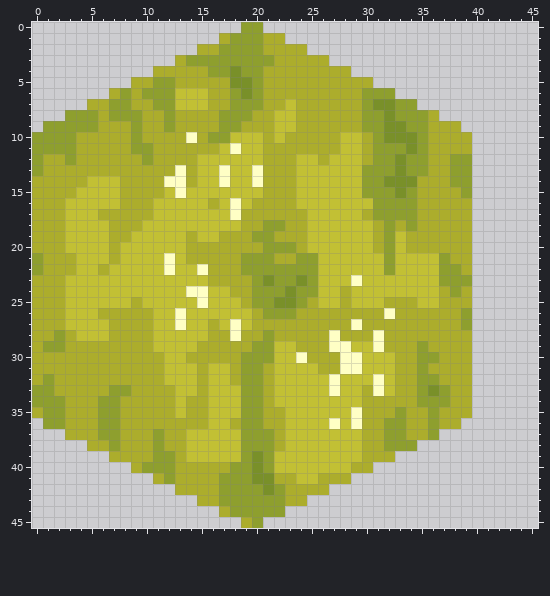
File history of a pixel-art sprite, textures/hexes/Pasture.png. The picture above is the old version.
The file is 46x46 pixels.
After the commit:
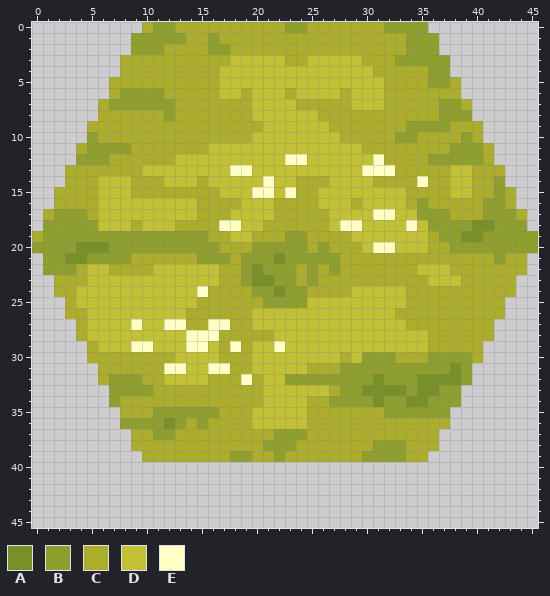
Palette (. is transparent): A #799029  B #8e9f2e  C #acad2c  D #c2c034  E #ffffc5
From old to new:
@@ x 0..45 @@
- 0 ...................BB.........................
- 1 .................CBBBCC.......................
- 2 ...............CCBBBBCCCC.....................
- 3 .............CBBBBBBBBCCCCC...................
- 4 ...........CCCCCBBABBCCCCCCCC.................
- 5 .........CCBBCCCCCAABCCCCCCCCCC...............
- 6 .......CBCBBBDDDCCBABCCCCCCCCCBBB.............
- 7 .....CCBBCCBBDDDCCBBBCCDCCCCCCBAABB...........
- 8 ...BBBCBBBCCBCCCCBBBCCDDCCCCCCBBABBBC.........
- 9 .BBBBBCCCBCCBCCCCBBCCCDDCCCCCCBBAABBCCC.......
-10 BBBBCCCCCBCCCCECBBDDDCDCCCCCDDCBAAABCCCC......
-11 BBBBCCCCCBBCCCCCCDEDDCCCCCCCDDCBBBABCCCC......
-12 BCCBCCCCCCBCCCCDDDDDDCCCDDCDDDCBBABBCCBB......
-13 BCCCCCCCCCCCCECDDEDDECCCDDDDDDBBBABBCCBB......
-14 CCCCCDDDCCCCEECDDEDDECCCDDDDDDBBAAACCCBB......
-15 CCCCDDDDCCCCDEDDDDDDDCCCDDDDDDBBBABCCCCB......
-16 CCCDDDDDCCCDDDDDCDEDCCCCDDDDDDDBBBBCCCCC......
-17 CCCDDDCCCCCDDDDDDDECCCCCCDDDDDCBBBBCCCCC......
-18 CCCDDDDCCCDDDDDDDDDCCBBCCDDDDDDCBCBCCCCC......
-19 CCCDDDDCCDDDDDCDDCCCBBCCCDDDDDDCBDCCCCCC......
-20 CCCDDDDCDDDDDDCCCCCCCBBBCDDDDDDCBDCCCCCC......
-21 BCCCDDDCDDDDEDCCCCCBBBCCBBDDDDDDBDDDDBCC......
-22 BCCCDDCDDDDDEDDECCCBBBBBBBDDDDDDBDDDDBBC......
-23 CCCDDDDDDDDDDDDDCCCCBABBABDDDEDDDDDDDBBB......
-24 CCCDDDDDDDDDDDEEDDCCBBBABBDDCDDDDDDDDCBC......
-25 CCCDDDDDDCDDDDDEDDDCBBAABCDDCDDDCCCDDCCC......
-26 CCCDDDCCCCCDDEDDDDDDCBBBCCCCCCCCECCCCCCB......
-27 CCCDDDDCCCCDDEDDCDEDCCCCCCCCCECCCCCCCCCB......
-28 CCBCDDDCCCCDDDDDCCECCBCCCCCECCCECCCCCCCC......
-29 CBBCCCCCCCCDDDDCCCCCBBDDCCCEEDDECCCBCCCC......
-30 CCCCCCCCCCCCDDCCCCCBBBDDECCCEEDDDCCBBCCC......
-31 CCCCCCCCCCCCDDDCDDCBBCDDDDCCEEDDDCCBCCCC......
-32 CBCCCCCCCCCCDDDCDDCBBCDDDDDEDDDEDCCBBCCC......
-33 BBCCCCCBBCCCCDDCDDDBBCDDDDDEDDCEDCCBABCC......
-34 BBBCCCBBCCCCCDCCDDDBBCDDDDDDDDCCCCCBBBCC......
-35 CBBCCCBBCCCCCDCCDDDBBCCDDDDDDECCCBCCBCCC......
-36 .BBCCCBBCCCCCCCCDDCBBCCDDDDEDECCBBCCBCC.......
-37 ...CCCBBCCCBCCDDDDDBBBCDDDDDDDCCBBCCB.........
-38 .....CCBCCCBCCDDDDDBBBCDDDDDDDCCBBB...........
-39 .......CCCCBBCDDDDDBABDDDDDDDDCCC.............
-40 .........CBBBCCCCCBBABDDDDDDDCC...............
-41 ...........CBCCCCBBBAACCDDCCC.................
-42 .............CCCCBBBBABCCCC...................
-43 ...............CCBBBBBBCC.....................
-44 .................CBBBBB.......................
-45 ...................CB.........................
+ 0 ..........CBBCCCCCCCCCCBBCCCCCCCBBBB..........
+ 1 .........BBBBBCCBCCCCCCCCCCCCCCCCCBBB.........
+ 2 .........BBBCCCCBBCCCCCCCCCCCCCCCCBBB.........
+ 3 ........CCCCCCCCCCDDDDDCCDDDDDCCCBBBBB........
+ 4 ........CCCCCCCCCDDDDDDDDDDDDDDCCCCCBB........
+ 5 .......CCCCCCCCCCDDDDDDDDDDDDDDDCCCCBBC.......
+ 6 .......CBBBBCCCCCDDCDDDCDDDDCDDDCCCCCCC.......
+ 7 ......CBBBBBBCCCCCCCDDDDCCCCCDDDCCCCCBBC......
+ 8 ......CCCCCCBCCCCCCCDDDDDDCCCCCCCCCCCBBB......
+ 9 .....CCCCCCCCCCCCCCCCDDDDDDCCCCCCCBBBBCCC.....
+10 .....BCCCCCCCCCCCCCCDDDDDDDDCCCCCBBCCCCBC.....
+11 ....CBBBBCCCCCCCDDDDDDDDDDDDDDCCCCCCCCBBBC....
+12 ....BBBCCCCCCDDDDDDDDDDEEDDDDDDECCCCBBBBBC....
+13 ...CCCCCCCDDDDDDDDEEDDDDDDDDDDEEECCCCCDDCCC...
+14 ...CCCDDDCCCDDDCDDDDDEDDCCCDDDDCCCCECCDDCCB...
+15 ..CCCCDDDCCCCCCCCDDDEEDECCDDDDDDDDCCCCDDCCBC..
+16 ..CCCCDDDDDDDDDCCCCDDDCCCCDDDCDDDDCBCCCCCBBC..
+17 .CBBBCDDDDDDDDDCCCDDDDCCCCCDDDDEEDDBBBCCCBBBC.
+18 .BBBBBDDDCDDDCCCCEEDDCCCCCCDEEDDDDEDBBBBAABBB.
+19 CBBBBBBBBBBBBBBBCCDDCCCBBCCCCDDDDDDDCBBAABBBBB
+20 BBBBAAABBBBBBBBBBCCCBBBBBCBCCCDEEDDDCCBBBBBBBB
+21 .BBAABBBBCCCCCCBBBCBBBABBBBBCCCCCCCCCCCCCCBCC.
+22 .BBBCDDCCCCDDDDDDCCBABBBCBCBCCCCCCCDDDCCCCCCC.
+23 ..CCCDDDDDDDDDDDDCCBAABBCBCCCCCCCCCCDDDCCCCC..
+24 ..CCDDDDDDDDDDDECCCCBBABBCCCCDDDDDCCCCCCCCCC..
+25 ...CDDDDDDDDDDDCCCCCCBBBBDDDDDDDDDCCCCCCCCC...
+26 ...CCDDDDDDDDDCCCCCCDDDDDDDDDDDDDCCCCCCCCCC...
+27 ....CDDDDEDDEECCEECCDDDDDDDDDDDDDDCCCCCCCC....
+28 ....CDDDDDDDDDEEECCCCCDDDDDDDDDDDDDDCCCCCC....
+29 .....CDDDEEDDDEEDCECDDEDDDDDDDDDDDDDCCCCC.....
+30 .....CCCCCCCCDDDDCCCDDDDDDDDCDBBBCCCBBBBC.....
+31 ......CCCCCCEEDDEECCDDDDDCCCBBBBBBBBBBAB......
+32 ......CBBBCCDDDDCCCECDDBBBBBBBBABBBAAAAB......
+33 .......BBBBCCCCCCCCCCDDDDDDCBBAAAABAABB.......
+34 .......BCCCCCCCCCCCCCDDDDCCBBBBABBAABBB.......
+35 ........CCCBBBBBBCCCDDDDDCCCCCCCBBBBBB........
+36 ........BBBBABCBCCCCDDDDDCCCCCCCCCCCCC........
+37 .........CCBBCCCCCCCCCBBBCCCCCCCCCCCC.........
+38 .........CCCCCCCCCCCCBBBCCCCCCCBBBCCC.........
+39 ..........CCCCCCCCBBCCBCCCCCCCBBBBCC..........
+40 ..............................................
+41 ..............................................
+42 ..............................................
+43 ..............................................
+44 ..............................................
+45 ..............................................
